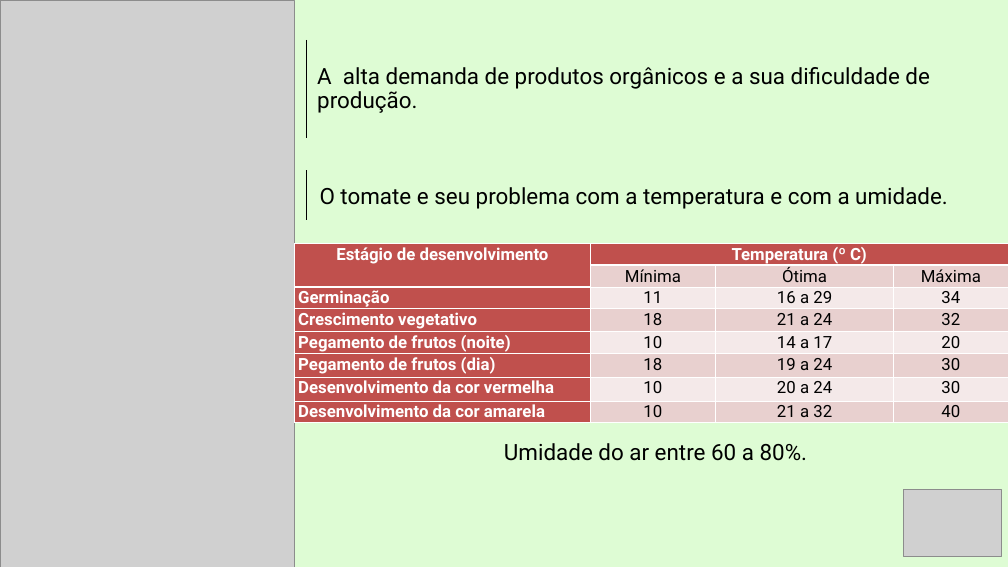
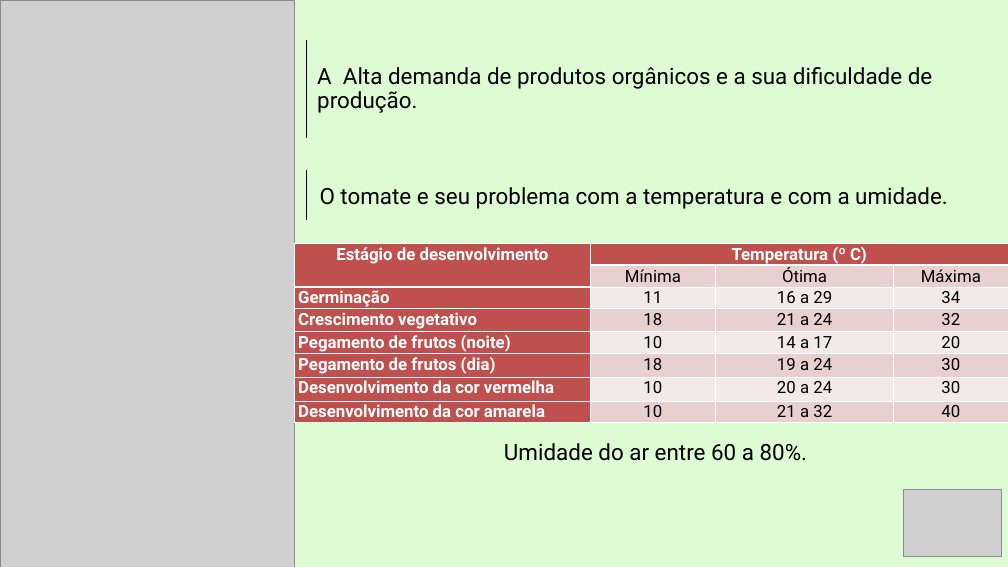
Before and after one commit to rony1533/Sixsolution-project, a slide deck: slide 4 of Documentação/SixSolucionApre.pptx. Drawn at 1008x567 pixels with LibreOffice and Linux fonts; fonts in the diff are those of the drawing; grey boxes stand for pictures. Boxes give left, top, right and bottom in pixels: in the first picture for what was removed or moved away, otherwise in the second. Text is boxed around its words. In the diff, an @@ line names an element or a change of style, - is before the commit and + after.

```diff
--- a/Documentação/SixSolucionApre.pptx
+++ b/Documentação/SixSolucionApre.pptx
@@ text at (317,67,932,113): text changed @@
-A alta demanda de produtos orgânicos e a sua dificuldade de produção.
+A Alta demanda de produtos orgânicos e a sua dificuldade de produção.
```
Also in this commit, not shown: 1 other slide changed, 4 slides added, 9 slides removed, 1 other file.
